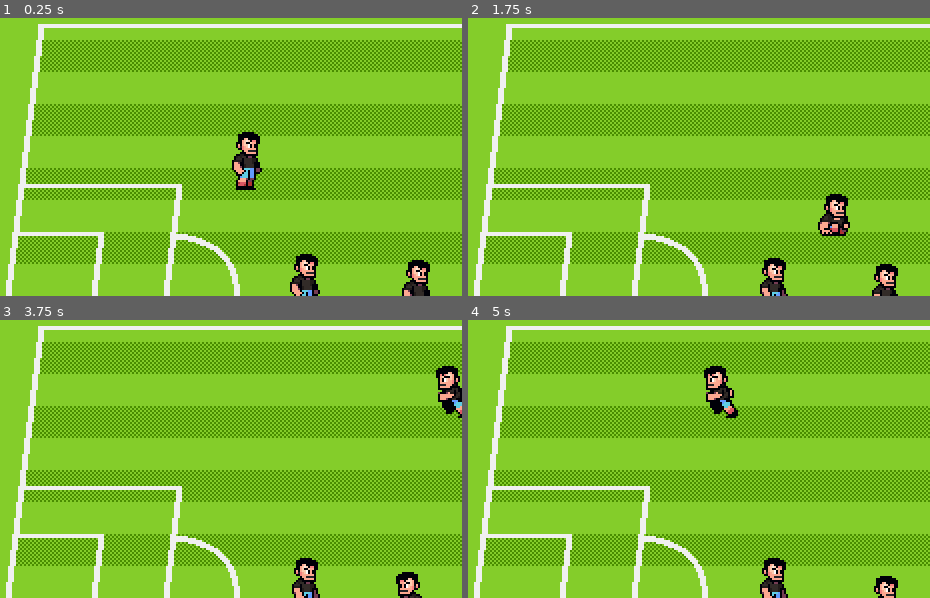
Above: before the commit, frames 1-4 (two rows, left to right).
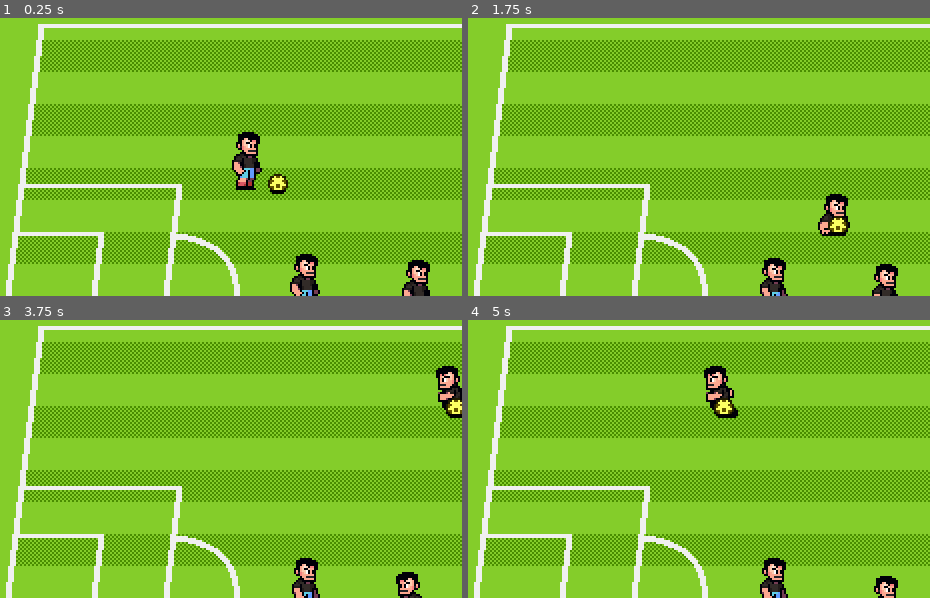
Above: after the commit, the same moments.

Repository: AnujLakhekar/soccer-game
Game: Godot game, scene res://scence/world.tscn
Same seed, same stepped clock (60 frames per second), same inputs: the game is played once before the commit and once after it.
Inputs:
- Up to frame 1 (0.25 s): no input
- Up to frame 2 (1.75 s): hold Right (p1_right) 0.53-1.28 s; tap [ (p1_pass) at 0.6 s; hold Down (p1_down) from 1.28 s (still down); tap ] (p1_shoot) at 1.35 s
- Up to frame 3 (3.75 s): release Down (p1_down) at 2.03 s; hold Right (p1_right) 2.03-2.78 s; tap S (p2_down) at 2.1 s; hold Up (p1_up) 2.78-3.53 s; tap A (p2_left) at 2.85 s; hold Left (p1_left) from 3.53 s (still down); tap ` (p2_pass) at 3.6 s
- Up to frame 4 (5 s): keep holding Left (p1_left); tap D (p2_right) at 4.35 s

The runs differ from the first frame. In frame 1, 0.3% of the frame differs, in the area x 58-63%, y 56-64%; in frame 2, 0.2%; in frame 3, 0.2%; in frame 4, 0.2%.

Commit message:
Added Ball objects and its State machine

Diff:
--- a/project.godot
+++ b/project.godot
@@ -95,9 +95,15 @@
 ]
 }
 
+[layer_names]
+
+2d_physics/layer_1="pitch_wall"
+2d_physics/layer_2="player"
+2d_physics/layer_3="ball"
+
 [rendering]
 
 textures/canvas_textures/default_texture_filter=0
 renderer/rendering_method="gl_compatibility"
 renderer/rendering_method.mobile="gl_compatibility"
-environment/defaults/default_clear_color=Color(0, 0, 0, 1)
+environment/defaults/default_clear_color=Color(0.306923, 0.306923, 0.306923, 1)
--- /dev/null
+++ b/scence/ball/ball.gd
@@ -0,0 +1,24 @@
+class_name Ball
+extends AnimatableBody2D
+
+enum State {CARRIED, FREEFORM, SHOT}
+
+var velocity = Vector2.ZERO
+
+var carrier : Player = null
+var factory = BallStateFactory.new()
+var current_state : BallState = null
+
+@onready var player_detection_area: Area2D = %playerDetectionArea
+
+func _ready() -> void:
+	switch_state(State.FREEFORM)
+
+func switch_state(state: Ball.State) -> void:
+	if current_state != null:
+		current_state.queue_free()
+	current_state = factory.get_fresh_state(state)
+	current_state.setup(self, player_detection_area, carrier)
+	current_state.state_transition_requested.connect(switch_state.bind())
+	current_state.name = "BallStateMacine"
+	call_deferred("add_child", current_state)
--- /dev/null
+++ b/scence/ball/ball.tscn
@@ -0,0 +1,105 @@
+[gd_scene load_steps=10 format=3 uid="uid://b8kx5yiw2s636"]
+
+[ext_resource type="Script" uid="uid://dnoneh4wx5ee2" path="res://scence/ball/ball.gd" id="1_2gcpq"]
+[ext_resource type="Texture2D" uid="uid://c2iu8c307g1qg" path="res://art/props/soccer-ball.png" id="1_g1py4"]
+[ext_resource type="Texture2D" uid="uid://c4aab7p5vbv7w" path="res://art/props/ball-shadow.png" id="2_wjtme"]
+
+[sub_resource type="Animation" id="Animation_2gcpq"]
+resource_name = "idle"
+length = 0.1
+loop_mode = 1
+step = 0.0333
+tracks/0/type = "value"
+tracks/0/imported = false
+tracks/0/enabled = true
+tracks/0/path = NodePath("Sprite2D:frame")
+tracks/0/interp = 1
+tracks/0/loop_wrap = true
+tracks/0/keys = {
+"times": PackedFloat32Array(0),
+"transitions": PackedFloat32Array(1),
+"update": 1,
+"values": [0]
+}
+
+[sub_resource type="Animation" id="Animation_ftfc6"]
+length = 0.001
+tracks/0/type = "value"
+tracks/0/imported = false
+tracks/0/enabled = true
+tracks/0/path = NodePath("Sprite2D:frame")
+tracks/0/interp = 1
+tracks/0/loop_wrap = true
+tracks/0/keys = {
+"times": PackedFloat32Array(0),
+"transitions": PackedFloat32Array(1),
+"update": 1,
+"values": [0]
+}
+
+[sub_resource type="Animation" id="Animation_4uqrg"]
+resource_name = "roll"
+length = 0.2
+loop_mode = 1
+step = 0.05
+tracks/0/type = "value"
+tracks/0/imported = false
+tracks/0/enabled = true
+tracks/0/path = NodePath("Sprite2D:frame")
+tracks/0/interp = 1
+tracks/0/loop_wrap = true
+tracks/0/keys = {
+"times": PackedFloat32Array(0, 0.05, 0.1, 0.15),
+"transitions": PackedFloat32Array(1, 1, 1, 1),
+"update": 1,
+"values": [0, 1, 2, 3]
+}
+
+[sub_resource type="AnimationLibrary" id="AnimationLibrary_qne0f"]
+_data = {
+&"RESET": SubResource("Animation_ftfc6"),
+&"idle": SubResource("Animation_2gcpq"),
+&"roll": SubResource("Animation_4uqrg")
+}
+
+[sub_resource type="CircleShape2D" id="CircleShape2D_76jsx"]
+radius = 5.0
+
+[sub_resource type="CircleShape2D" id="CircleShape2D_oy5l3"]
+radius = 4.0
+
+[node name="Ball" type="AnimatableBody2D"]
+collision_layer = 4
+script = ExtResource("1_2gcpq")
+
+[node name="Sprite2D" type="Sprite2D" parent="."]
+texture = ExtResource("1_g1py4")
+centered = false
+offset = Vector2(-5, -10)
+hframes = 4
+
+[node name="AnimationPlayer" type="AnimationPlayer" parent="."]
+libraries = {
+&"": SubResource("AnimationLibrary_qne0f")
+}
+autoplay = "idle"
+
+[node name="CollisionShape2D" type="CollisionShape2D" parent="."]
+position = Vector2(0, -5)
+shape = SubResource("CircleShape2D_76jsx")
+
+[node name="shaodw" type="Sprite2D" parent="."]
+texture = ExtResource("2_wjtme")
+centered = false
+offset = Vector2(-8, -16)
+
+[node name="playerDetectionArea" type="Area2D" parent="."]
+unique_name_in_owner = true
+position = Vector2(0, -5)
+collision_layer = 0
+collision_mask = 2
+monitorable = false
+
+[node name="CollisionShape2D" type="CollisionShape2D" parent="playerDetectionArea"]
+shape = SubResource("CircleShape2D_oy5l3")
+debug_color = Color(0.98215, 0, 0.364768, 0.42)
--- /dev/null
+++ b/scence/ball/ball_states/BallState.gd
@@ -0,0 +1,13 @@
+class_name BallState
+extends Node
+
+signal  state_transition_requested(state: BallState)
+
+var ball : Ball = null
+var carrier :Player = null
+var player_detection_area :Area2D = null
+
+func setup(context: Ball, player_detection_area_cntexst: Area2D, context_carrier) -> void:
+	ball = context
+	carrier = context_carrier
+	player_detection_area  = player_detection_area_cntexst
--- /dev/null
+++ b/scence/ball/ball_states/BallStateCarried.gd
@@ -0,0 +1,11 @@
+class_name BallStateCarried
+extends BallState
+
+
+func _enter_tree() -> void:
+	assert(carrier != null)
+
+
+
+func _process(delta: float) -> void:
+	ball.position = carrier.position
--- /dev/null
+++ b/scence/ball/ball_states/BallStateFactory.gd
@@ -0,0 +1,16 @@
+class_name BallStateFactory
+
+var states : Dictionary
+
+
+func _init() -> void:
+	states = {
+		Ball.State.CARRIED : BallStateCarried,
+		Ball.State.FREEFORM : BallStateFreeFrom,
+		Ball.State.SHOT: BallStateShot
+	}
+
+
+func get_fresh_state(state: Ball.State) -> BallState:
+	assert(states.has(state), "state dont exists")
+	return states.get(state).new()
--- /dev/null
+++ b/scence/ball/ball_states/BallStateFreeFrom.gd
@@ -0,0 +1,11 @@
+class_name BallStateFreeFrom
+extends BallState
+
+
+func _enter_tree() -> void:
+	player_detection_area.body_entered.connect(on_player_enter.bind())
+
+
+func on_player_enter(body: Player) -> void:
+	ball.carrier = body
+	state_transition_requested.emit(Ball.State.CARRIED)
--- /dev/null
+++ b/scence/ball/ball_states/BallStateShot.gd
@@ -0,0 +1,2 @@
+class_name BallStateShot
+extends BallState
--- a/scence/charecters/player.tscn
+++ b/scence/charecters/player.tscn
@@ -103,6 +103,7 @@
 height = 18.0
 
 [node name="player" type="CharacterBody2D"]
+collision_layer = 2
 script = ExtResource("1_305db")
 speed = 80.0
 
--- a/scence/world.tscn
+++ b/scence/world.tscn
@@ -1,9 +1,10 @@
-[gd_scene load_steps=5 format=3 uid="uid://gc6mm56ke0q0"]
+[gd_scene load_steps=6 format=3 uid="uid://gc6mm56ke0q0"]
 
 [ext_resource type="Texture2D" uid="uid://ceg14u04m7kd0" path="res://art/backgrounds/pitch-background.png" id="1_o4pno"]
 [ext_resource type="Texture2D" uid="uid://c1xwjej2fx4q0" path="res://art/backgrounds/pitch-pattern.png" id="2_3f0ma"]
 [ext_resource type="Texture2D" uid="uid://ce5xe2q7kn5vx" path="res://art/backgrounds/pitch-lines.png" id="3_j6sff"]
 [ext_resource type="PackedScene" uid="uid://5k5hs5bsf6c4" path="res://scence/charecters/player.tscn" id="4_j6sff"]
+[ext_resource type="PackedScene" uid="uid://b8kx5yiw2s636" path="res://scence/ball/ball.tscn" id="5_6psia"]
 
 [node name="world" type="Node2D"]
 
@@ -24,13 +25,19 @@
 texture = ExtResource("3_j6sff")
 centered = false
 
-[node name="player" parent="." instance=ExtResource("4_j6sff")]
+[node name="ActionContainer" type="Node2D" parent="."]
+y_sort_enabled = true
+
+[node name="player" parent="ActionContainer" instance=ExtResource("4_j6sff")]
 position = Vector2(174, 127)
 control_scheme = 1
 
-[node name="player2" parent="." instance=ExtResource("4_j6sff")]
+[node name="player2" parent="ActionContainer" instance=ExtResource("4_j6sff")]
 position = Vector2(203, 188)
 
-[node name="player3" parent="." instance=ExtResource("4_j6sff")]
+[node name="player3" parent="ActionContainer" instance=ExtResource("4_j6sff")]
 position = Vector2(259, 191)
 control_scheme = 2
+
+[node name="Ball" parent="ActionContainer" instance=ExtResource("5_6psia")]
+position = Vector2(188, 129)
Not shown, added: scence/ball/ball.gd.uid
Not shown, added: scence/ball/ball_states/BallState.gd.uid
Not shown, added: scence/ball/ball_states/BallStateCarried.gd.uid
Not shown, added: scence/ball/ball_states/BallStateFactory.gd.uid
Not shown, added: scence/ball/ball_states/BallStateFreeFrom.gd.uid
Not shown, added: scence/ball/ball_states/BallStateShot.gd.uid
